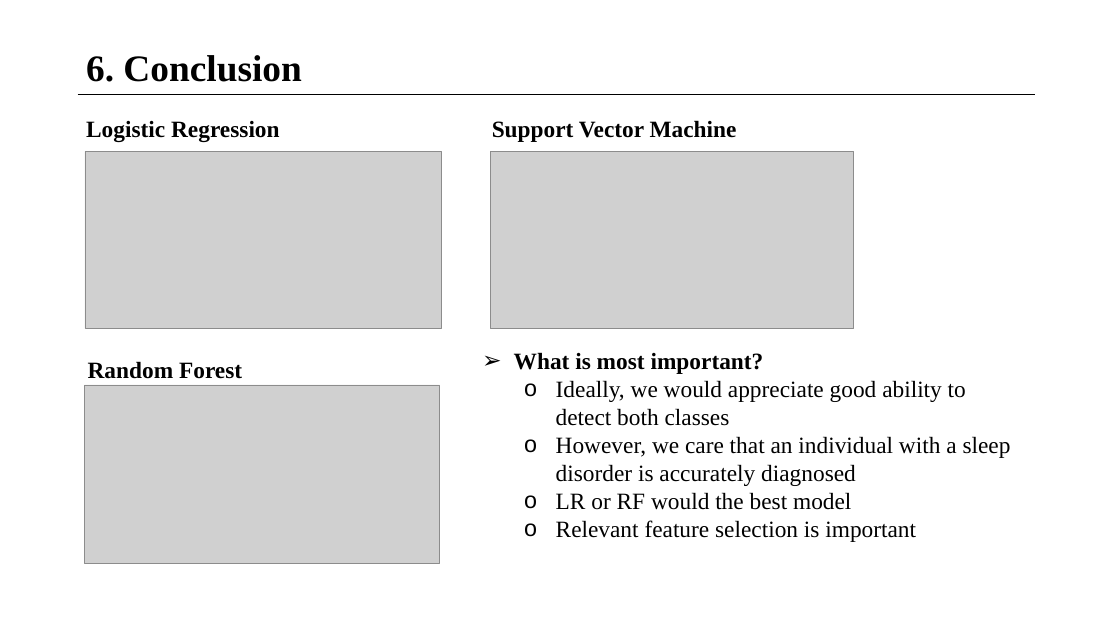
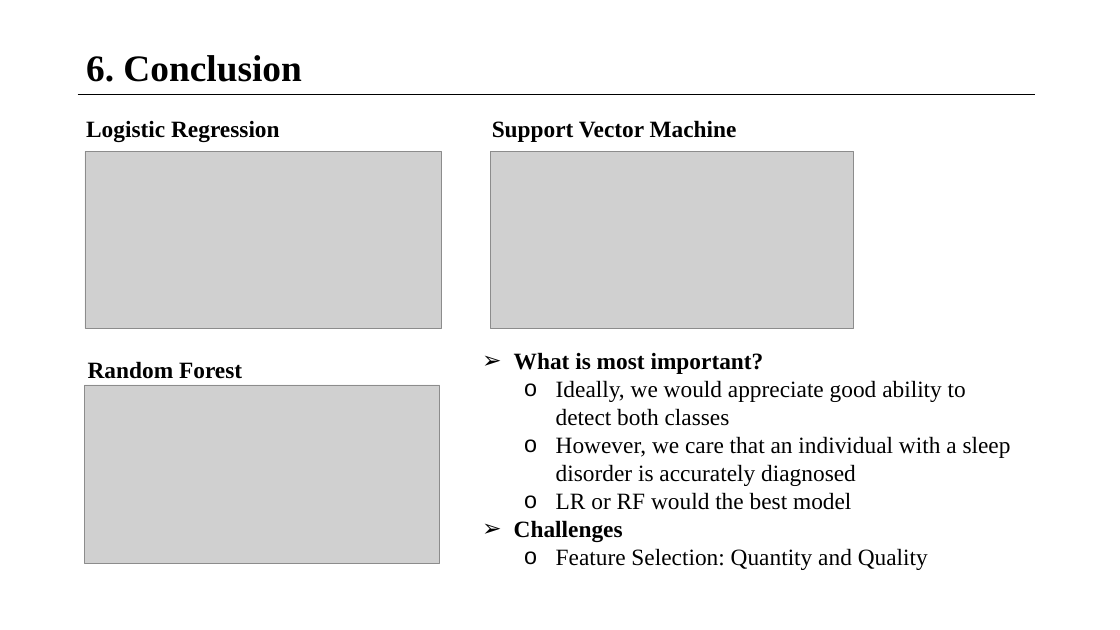
Before and after one commit to petertran14/CS524-Final-Project, a slide deck: slide 12 of CS524_FinalProject_2-2.pptx. Drawn at 1120x630 pixels with LibreOffice and Linux fonts; fonts in the diff are those of the drawing; grey boxes stand for pictures. Boxes give left, top, right and bottom in pixels: in the first picture for what was removed or moved away, otherwise in the second. Text is boxed around its words. In the diff, an @@ line names an element or a change of style, - is before the commit and + after.

```diff
--- a/CS524_FinalProject_2-2.pptx
+++ b/CS524_FinalProject_2-2.pptx
@@ text at (514, 520, 928, 570): text changed @@
-  o Relevant feature selection is important
+➢ Challenges
+  o Feature Selection: Quantity and Quality
```
Also in this commit, not shown: 3 other slides changed.
